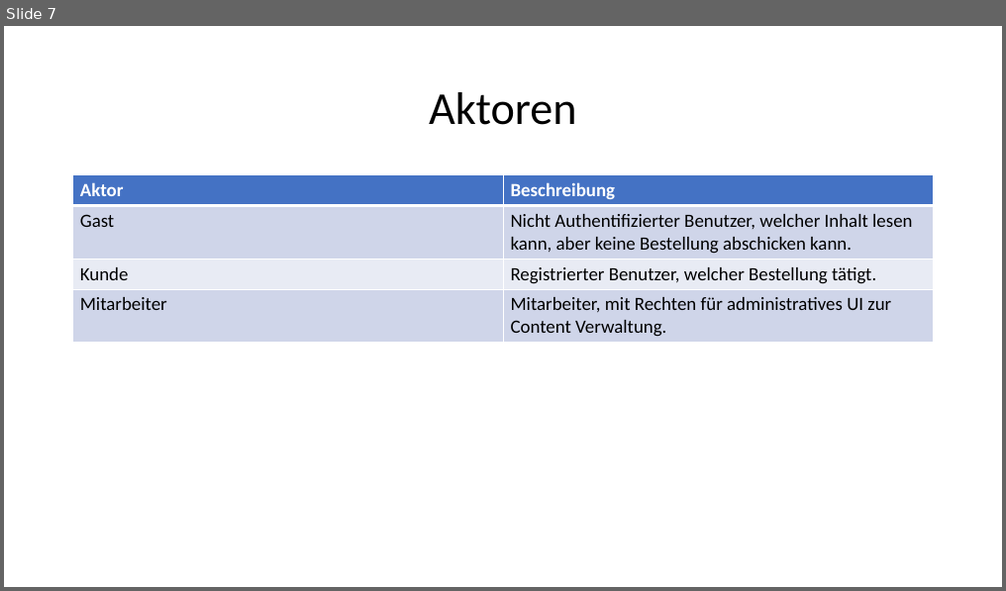
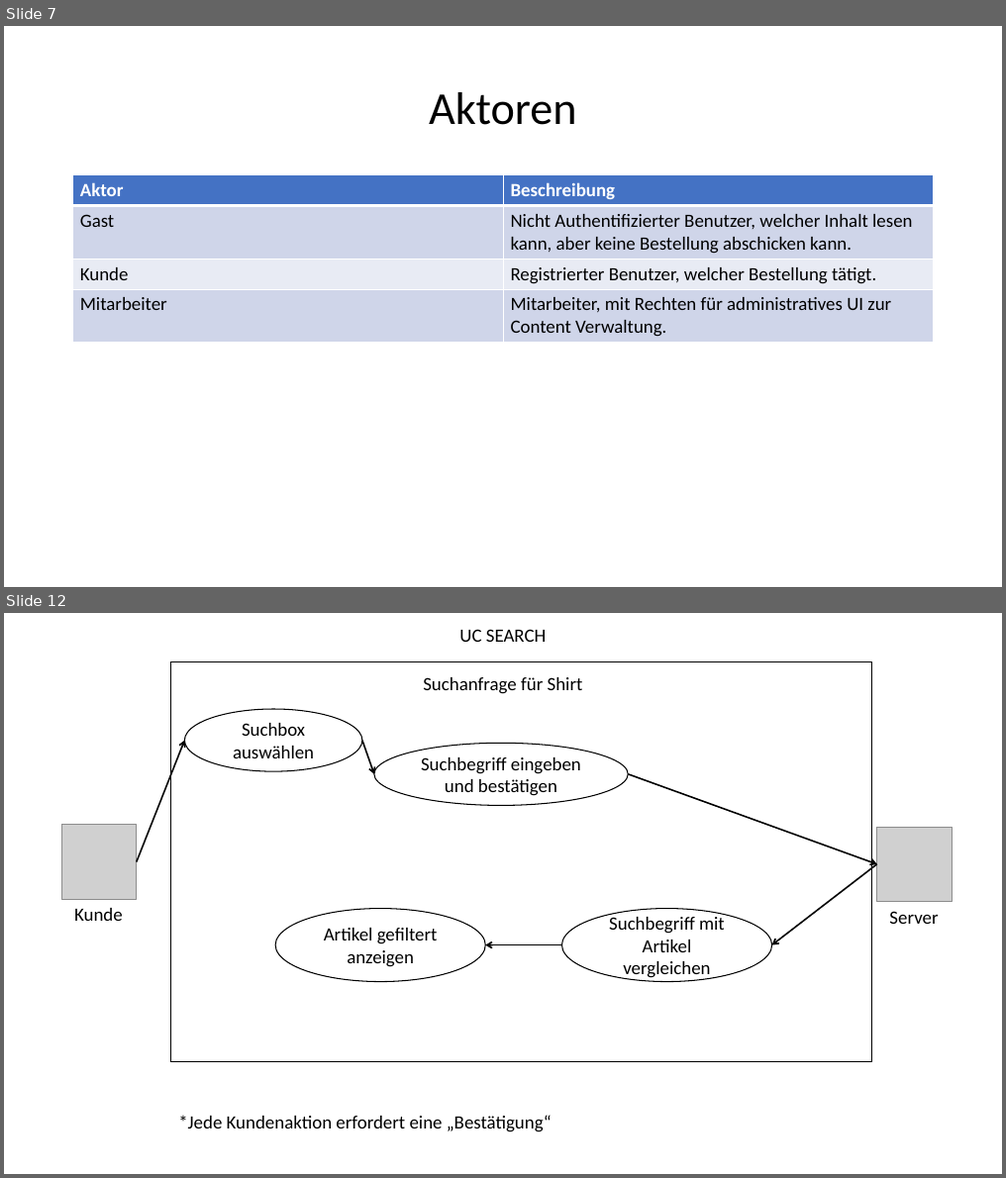
Before and after one commit to Sprayer115/render, a slide deck: Web-Technologie.pptx. Shown one above the other, each under a label of ours: slide 7 before the commit, slides 7 and 12 after it; the slides between them are not shown. The pictures are 1006x591 and 1006x1178 pixels, drawn with LibreOffice and Linux fonts; fonts in the diff are those of the drawing; grey boxes stand for pictures. Boxes give left, top, right and bottom in pixels: in the first picture for what was removed or moved away, otherwise in the second. Text is boxed around its words. In the diff, an @@ line names an element or a change of style, - is before the commit and + after.

```diff
--- a/Web-Technologie.pptx
+++ b/Web-Technologie.pptx
@@ slide 12 added at (4,613,1002,1174), background #FFFFFF @@
@@ text added at (459,629,547,642), 18 pt, text #000000 @@
+UC SEARCH
@@ rectangle added at (171,662,871,1062), outline #000000 1 pt @@
@@ text added at (423,677,583,694), 18 pt, text #000000 @@
+Suchanfrage für Shirt
@@ ellipse added at (184,709,361,771), outline #000000 1 pt, 18 pt, text #000000 @@
+Suchbox auswählen
@@ arrow added from (137, 862) to (184, 741), #000000 1.5 pt @@
@@ arrow added from (362, 741) to (374, 774), #000000 1.5 pt @@
@@ ellipse added at (374,744,629,805), outline #000000 1 pt, 18 pt, text #000000 @@
+Suchbegriff eingeben und bestätigen
@@ arrow added from (629, 774) to (877, 864), #000000 1.5 pt @@
@@ picture added at (61,825,137,900) @@
@@ picture added at (877,827,951,902) @@
@@ arrow added from (877, 864) to (772, 946), #000000 1.5 pt @@
@@ text added at (74,908,123,921), 18 pt, text #000000 @@
+Kunde
@@ ellipse added at (275,909,486,982), outline #000000 1 pt, 18 pt, text #000000 @@
+Artikel gefiltert anzeigen
@@ ellipse added at (561,909,772,982), outline #000000 1 pt, 18 pt, text #000000 @@
+Suchbegriff mit Artikel vergleichen
@@ text added at (889,911,938,924), 18 pt, text #000000 @@
+Server
@@ arrow added from (561, 946) to (485, 946), #000000 1.5 pt @@
@@ text added at (178,1115,551,1133), 18 pt, text #000000 @@
+*Jede Kundenaktion erfordert eine „Bestätigung“
```
Also in this commit, not shown: 1 slide changed, 5 other slides added.
